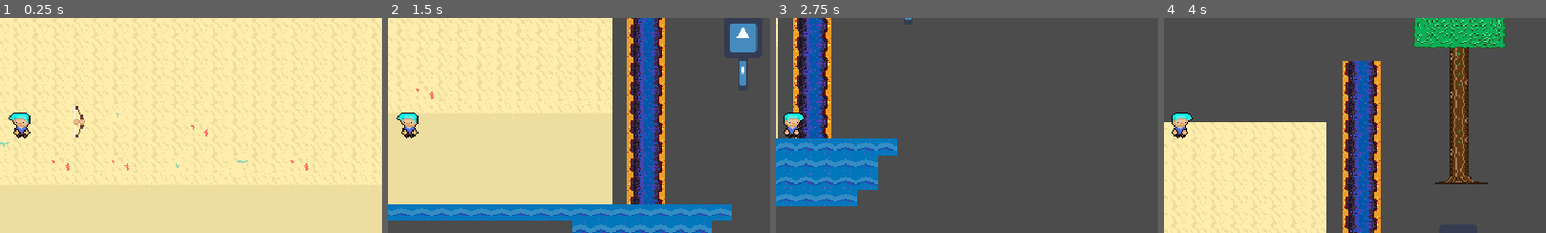
Above: before the commit, frames 1-4 (left to right).
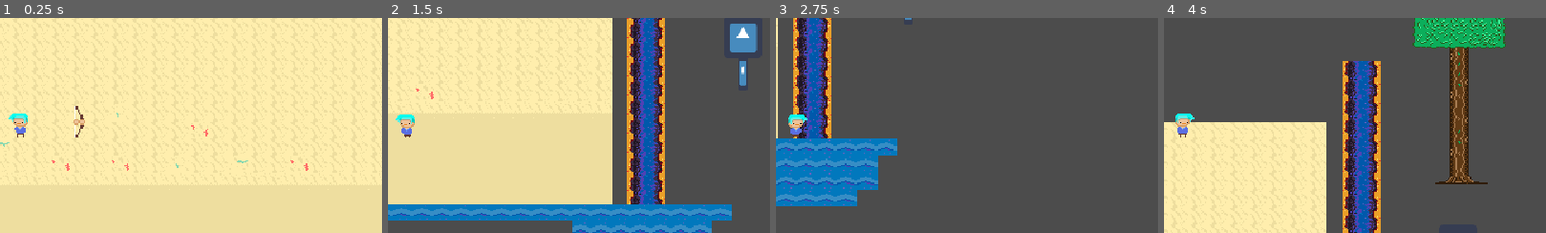
Above: after the commit, the same moments.

Repository: kjanuska/Independent-Study-Game
Game: Godot game, scene res://Scenes/Main.tscn
Two runs of this game, one before a commit and one after it. Both use one fixed random seed, a clock stepped at 60 frames per second and the inputs below. The engine's default icon, where the game draws it, is replaced by a stand-in: a white triangle on a blue panel in a dark square.
Inputs (mouse positions are % of the whole screen's width and height, from its top left):
- Up to frame 1 (0.25 s): no input
- Up to frame 2 (1.5 s): move the mouse to (72, 45) at 0.52 s; hold D (ui_right) 0.53-1.28 s; hold Space (dash) 0.53-1.28 s; click (72, 45) at 0.8 s; move the mouse to (30, 55) at 1.27 s; hold S (ui_down) from 1.28 s (still down); click (30, 55) at 1.35 s
- Up to frame 3 (2.75 s): tap Space (dash) at 1.55 s; move the mouse to (60, 28) at 2.02 s; release S (ui_down) at 2.03 s; hold D (ui_right) from 2.03 s (still down); hold E (Interact) from 2.03 s (still down); click (60, 28) at 2.3 s
- Up to frame 4 (4 s): move the mouse to (45, 70) at 2.77 s; release D (ui_right) at 2.78 s; release E (Interact) at 2.78 s; hold W (ui_up) 2.78-3.53 s; tap Space (dash) at 2.85 s; tap Enter at 3.5 s; move the mouse to (80, 65) at 3.52 s; hold A (ui_left) from 3.53 s (still down); click (80, 65) at 3.6 s
The pictures show only the part of the screen within x 48-98%, y 25-75%; the shares and areas given below are measured in that part.

The runs differ from the first frame. In frame 1, 0.3% of the frame differs, in the area x 2-8%, y 44-56%; in frame 2, 0.4%; in frame 3, 0.4%, in the area x 2-9%, y 44-56%; in frame 4, 0.3%.

Commit message:
updated animations and fixed flickering

Diff:
--- a/Scenes/Main.tscn
+++ b/Scenes/Main.tscn
@@ -163,6 +163,7 @@
 
 [node name="Player" parent="." instance=ExtResource( 12 )]
 position = Vector2( 286.732, 149.764 )
+
 [connection signal="body_entered" from="Pickup Melee" to="Pickup Melee" method="_on_Area2D_body_entered"]
 [connection signal="body_exited" from="Pickup Melee" to="Pickup Melee" method="_on_Area2D_body_exited"]
 [connection signal="body_entered" from="Pickup Bow" to="Pickup Bow" method="_on_Area2D_body_entered"]
--- a/Scenes/Player.tscn
+++ b/Scenes/Player.tscn
@@ -1,20 +1,21 @@
-[gd_scene load_steps=40 format=2]
+[gd_scene load_steps=42 format=2]
 
 [ext_resource path="res://Scripts/Player.gd" type="Script" id=1]
-[ext_resource path="res://Assets/Final Protaganist (walking).png" type="Texture" id=2]
-[ext_resource path="res://Scripts/PlayerHurtbox.gd" type="Script" id=3]
-[ext_resource path="res://Scripts/StateMachine/Movement/MovementStates.gd" type="Script" id=4]
-[ext_resource path="res://Scripts/StateMachine/Movement/States/Idle.gd" type="Script" id=5]
-[ext_resource path="res://Scripts/StateMachine/Movement/States/Walk.gd" type="Script" id=6]
-[ext_resource path="res://Scripts/StateMachine/Movement/States/Dash.gd" type="Script" id=7]
-[ext_resource path="res://Scripts/StateMachine/Movement/States/TakeDamage.gd" type="Script" id=8]
-[ext_resource path="res://Scripts/StateMachine/Weapons/WeaponStates.gd" type="Script" id=9]
-[ext_resource path="res://Scripts/StateMachine/Weapons/States/Melee.gd" type="Script" id=10]
-[ext_resource path="res://Scripts/StateMachine/Weapons/States/Ranged.gd" type="Script" id=11]
-[ext_resource path="res://Scripts/StateMachine/Weapons/States/Empty.gd" type="Script" id=12]
-[ext_resource path="res://Scripts/StateMachine/Weapons/States/Transition.gd" type="Script" id=13]
-[ext_resource path="res://Scripts/Weapons/Ranged/ProjectileSpawner.gd" type="Script" id=14]
-[ext_resource path="res://Scripts/Weapons/WeaponSpawner.gd" type="Script" id=15]
+[ext_resource path="res://outline.material" type="Material" id=2]
+[ext_resource path="res://Assets/Sprite Sheet.png" type="Texture" id=3]
+[ext_resource path="res://Scripts/PlayerHurtbox.gd" type="Script" id=4]
+[ext_resource path="res://Scripts/StateMachine/Movement/MovementStates.gd" type="Script" id=5]
+[ext_resource path="res://Scripts/StateMachine/Movement/States/Idle.gd" type="Script" id=6]
+[ext_resource path="res://Scripts/StateMachine/Movement/States/Walk.gd" type="Script" id=7]
+[ext_resource path="res://Scripts/StateMachine/Movement/States/Dash.gd" type="Script" id=8]
+[ext_resource path="res://Scripts/StateMachine/Movement/States/TakeDamage.gd" type="Script" id=9]
+[ext_resource path="res://Scripts/StateMachine/Weapons/WeaponStates.gd" type="Script" id=10]
+[ext_resource path="res://Scripts/StateMachine/Weapons/States/Melee.gd" type="Script" id=11]
+[ext_resource path="res://Scripts/StateMachine/Weapons/States/Ranged.gd" type="Script" id=12]
+[ext_resource path="res://Scripts/StateMachine/Weapons/States/Empty.gd" type="Script" id=13]
+[ext_resource path="res://Scripts/StateMachine/Weapons/States/Transition.gd" type="Script" id=14]
+[ext_resource path="res://Scripts/Weapons/Ranged/ProjectileSpawner.gd" type="Script" id=15]
+[ext_resource path="res://Scripts/Weapons/WeaponSpawner.gd" type="Script" id=16]
 
 [sub_resource type="RectangleShape2D" id=1]
 extents = Vector2( 8.1963, 3.50365 )
@@ -32,29 +33,18 @@
 [sub_resource type="Animation" id=4]
 resource_name = "dash"
 length = 0.25
-tracks/0/type = "value"
-tracks/0/path = NodePath("Sprite:modulate")
-tracks/0/interp = 1
-tracks/0/loop_wrap = true
-tracks/0/imported = false
-tracks/0/enabled = true
-tracks/0/keys = {
-"times": PoolRealArray( 0, 0.2 ),
-"transitions": PoolRealArray( 7.72748, 1 ),
-"update": 0,
-"values": [ Color( 0, 0.0862745, 1, 1 ), Color( 1, 1, 1, 1 ) ]
-}
-tracks/1/type = "value"
-tracks/1/path = NodePath("Sprite:frame")
-tracks/1/interp = 1
-tracks/1/loop_wrap = true
-tracks/1/imported = false
-tracks/1/enabled = true
-tracks/1/keys = {
-"times": PoolRealArray( 0 ),
-"transitions": PoolRealArray( 1 ),
+step = 0.01
+tracks/0/type = "value"
+tracks/0/path = NodePath("Sprite:frame")
+tracks/0/interp = 1
+tracks/0/loop_wrap = true
+tracks/0/imported = false
+tracks/0/enabled = true
+tracks/0/keys = {
+"times": PoolRealArray( 0, 0.03, 0.06, 0.09, 0.12, 0.14, 0.16, 0.19, 0.21, 0.23, 0.25 ),
+"transitions": PoolRealArray( 1, 1, 1, 1, 1, 1, 1, 1, 1, 1, 1 ),
 "update": 1,
-"values": [ 0 ]
+"values": [ 1, 2, 3, 4, 5, 6, 7, 8, 9, 10, 11 ]
 }
 
 [sub_resource type="Animation" id=5]
@@ -88,8 +78,10 @@
 "values": [ Color( 0.521569, 0.0862745, 0.0862745, 1 ), Color( 1, 1, 1, 1 ) ]
 }
 
-[sub_resource type="Animation" id=7]
-length = 0.5
+[sub_resource type="Animation" id=25]
+resource_name = "idle"
+loop = true
+step = 0.5
 tracks/0/type = "value"
 tracks/0/path = NodePath("Sprite:frame")
 tracks/0/interp = 1
@@ -97,25 +89,14 @@
 tracks/0/imported = false
 tracks/0/enabled = true
 tracks/0/keys = {
-"times": PoolRealArray( 0 ),
-"transitions": PoolRealArray( 1 ),
+"times": PoolRealArray( 0, 0.5 ),
+"transitions": PoolRealArray( 1, 1 ),
 "update": 1,
-"values": [ 0 ]
-}
-tracks/1/type = "value"
-tracks/1/path = NodePath("Sprite:modulate")
-tracks/1/interp = 1
-tracks/1/loop_wrap = true
-tracks/1/imported = false
-tracks/1/enabled = true
-tracks/1/keys = {
-"times": PoolRealArray( 0 ),
-"transitions": PoolRealArray( 1 ),
-"update": 0,
-"values": [ Color( 1, 1, 1, 1 ) ]
+"values": [ 13, 14 ]
 }
 
 [sub_resource type="Animation" id=8]
+resource_name = "walk"
 length = 0.6
 loop = true
 step = 0.01
@@ -126,10 +107,10 @@
 tracks/0/imported = false
 tracks/0/enabled = true
 tracks/0/keys = {
-"times": PoolRealArray( 0, 0.2, 0.4, 0.6 ),
-"transitions": PoolRealArray( 1, 1, 1, 1 ),
+"times": PoolRealArray( 0, 0.14, 0.28, 0.43, 0.6 ),
+"transitions": PoolRealArray( 1, 1, 1, 1, 1 ),
 "update": 1,
-"values": [ 0, 1, 2, 3 ]
+"values": [ 26, 27, 28, 29, 30 ]
 }
 
 [sub_resource type="AnimationNodeAnimation" id=9]
@@ -141,48 +122,52 @@
 [sub_resource type="AnimationNodeAnimation" id=11]
 animation = "hurt"
 
-[sub_resource type="AnimationNodeAnimation" id=12]
+[sub_resource type="AnimationNodeAnimation" id=26]
 animation = "idle"
 
-[sub_resource type="AnimationNodeAnimation" id=13]
+[sub_resource type="AnimationNodeAnimation" id=27]
 animation = "walk"
 
-[sub_resource type="AnimationNodeStateMachineTransition" id=14]
-
-[sub_resource type="AnimationNodeStateMachineTransition" id=15]
-
-[sub_resource type="AnimationNodeStateMachineTransition" id=16]
-
-[sub_resource type="AnimationNodeStateMachineTransition" id=17]
-
-[sub_resource type="AnimationNodeStateMachineTransition" id=18]
-switch_mode = 2
-auto_advance = true
-
-[sub_resource type="AnimationNodeStateMachineTransition" id=19]
-switch_mode = 2
-auto_advance = true
-
-[sub_resource type="AnimationNodeStateMachineTransition" id=20]
-switch_mode = 2
-auto_advance = true
-
-[sub_resource type="AnimationNodeStateMachineTransition" id=21]
-
-[sub_resource type="AnimationNodeStateMachineTransition" id=22]
+[sub_resource type="AnimationNodeStateMachineTransition" id=28]
+
+[sub_resource type="AnimationNodeStateMachineTransition" id=29]
+
+[sub_resource type="AnimationNodeStateMachineTransition" id=30]
+
+[sub_resource type="AnimationNodeStateMachineTransition" id=31]
+switch_mode = 2
+auto_advance = true
+
+[sub_resource type="AnimationNodeStateMachineTransition" id=32]
+switch_mode = 2
+auto_advance = true
+
+[sub_resource type="AnimationNodeStateMachineTransition" id=33]
+
+[sub_resource type="AnimationNodeStateMachineTransition" id=34]
+switch_mode = 2
+auto_advance = true
+
+[sub_resource type="AnimationNodeStateMachineTransition" id=35]
+
+[sub_resource type="AnimationNodeStateMachineTransition" id=36]
+switch_mode = 2
+auto_advance = true
+
+[sub_resource type="AnimationNodeStateMachineTransition" id=37]
 
 [sub_resource type="AnimationNodeStateMachine" id=23]
 states/dash/node = SubResource( 9 )
-states/dash/position = Vector2( 988, 153 )
+states/dash/position = Vector2( 1005, 135 )
 states/death/node = SubResource( 10 )
-states/death/position = Vector2( 560.266, 311 )
+states/death/position = Vector2( 651.266, 347 )
 states/hurt/node = SubResource( 11 )
-states/hurt/position = Vector2( 415, 98 )
-states/idle/node = SubResource( 12 )
-states/idle/position = Vector2( 609, 206 )
-states/walk/node = SubResource( 13 )
-states/walk/position = Vector2( 684, 46 )
-transitions = [ "idle", "walk", SubResource( 14 ), "walk", "dash", SubResource( 15 ), "idle", "hurt", SubResource( 16 ), "walk", "hurt", SubResource( 17 ), "hurt", "idle", SubResource( 18 ), "dash", "idle", SubResource( 19 ), "dash", "walk", SubResource( 20 ), "walk", "idle", SubResource( 21 ), "idle", "death", SubResource( 22 ) ]
+states/hurt/position = Vector2( 269, 144 )
+states/idle/node = SubResource( 26 )
+states/idle/position = Vector2( 651.266, 234.191 )
+states/walk/node = SubResource( 27 )
+states/walk/position = Vector2( 651.266, 72.1909 )
+transitions = [ "idle", "walk", SubResource( 28 ), "walk", "dash", SubResource( 29 ), "walk", "hurt", SubResource( 30 ), "dash", "walk", SubResource( 31 ), "hurt", "idle", SubResource( 32 ), "idle", "death", SubResource( 33 ), "dash", "idle", SubResource( 34 ), "idle", "hurt", SubResource( 35 ), "hurt", "walk", SubResource( 36 ), "walk", "idle", SubResource( 37 ) ]
 start_node = "idle"
 end_node = "death"
 graph_offset = Vector2( -25.7339, 9.19093 )
@@ -228,17 +213,20 @@
 text = "Shink"
 
 [node name="Sprite" type="Sprite" parent="."]
-texture = ExtResource( 2 )
-hframes = 4
+material = ExtResource( 2 )
+texture = ExtResource( 3 )
+vframes = 3
+hframes = 13
+frame = 27
 
 [node name="Hurtbox" type="Area2D" parent="." groups=[
 "player_hurtbox",
 ]]
 editor/display_folded = true
-script = ExtResource( 3 )
+script = ExtResource( 4 )
 
 [node name="CollisionShape2D" type="CollisionShape2D" parent="Hurtbox"]
-position = Vector2( -0.569174, -8.9407e-08 )
+position = Vector2( -0.569174, -8.9407e-008 )
 shape = SubResource( 3 )
 
 [node name="InvincibilityPeriod" type="Timer" parent="Hurtbox"]
@@ -248,7 +236,7 @@
 anims/dash = SubResource( 4 )
 anims/death = SubResource( 5 )
 anims/hurt = SubResource( 6 )
-anims/idle = SubResource( 7 )
+anims/idle = SubResource( 25 )
 anims/walk = SubResource( 8 )
 
 [node name="AnimationTree" type="AnimationTree" parent="."]
@@ -258,46 +246,46 @@
 parameters/playback = SubResource( 24 )
 
 [node name="MovementStates" type="Node" parent="."]
-editor/display_folded = true
-script = ExtResource( 4 )
+script = ExtResource( 5 )
 START_STATE = NodePath("Idle")
 
 [node name="Idle" type="Node" parent="MovementStates"]
-script = ExtResource( 5 )
+script = ExtResource( 6 )
 
 [node name="Walk" type="Node" parent="MovementStates"]
-script = ExtResource( 6 )
+script = ExtResource( 7 )
 
 [node name="Dash" type="Node" parent="MovementStates"]
-script = ExtResource( 7 )
+script = ExtResource( 8 )
 
 [node name="TakeDamage" type="Node" parent="MovementStates"]
-script = ExtResource( 8 )
+script = ExtResource( 9 )
 
 [node name="WeaponStates" type="Node" parent="."]
-script = ExtResource( 9 )
+script = ExtResource( 10 )
 START_STATE = NodePath("Empty")
 
 [node name="Melee" type="Node" parent="WeaponStates"]
-script = ExtResource( 10 )
+script = ExtResource( 11 )
 
 [node name="Ranged" type="Node" parent="WeaponStates"]
-script = ExtResource( 11 )
+script = ExtResource( 12 )
 
 [node name="Empty" type="Node" parent="WeaponStates"]
-script = ExtResource( 12 )
+script = ExtResource( 13 )
 
 [node name="Transition" type="Node" parent="WeaponStates"]
-script = ExtResource( 13 )
+script = ExtResource( 14 )
 
 [node name="Spawners" type="Node" parent="."]
 editor/display_folded = true
 
 [node name="ProjectileSpawner" type="Node2D" parent="Spawners"]
-script = ExtResource( 14 )
+script = ExtResource( 15 )
 
 [node name="WeaponSpawner" type="Node2D" parent="Spawners"]
-script = ExtResource( 15 )
+script = ExtResource( 16 )
+
 [connection signal="timeout" from="WeaponTimers/MeleeCooldown" to="." method="_on_MeleeCooldown_timeout"]
 [connection signal="timeout" from="WeaponTimers/RangedCooldown" to="." method="_on_RangedCooldown_timeout"]
 [connection signal="timeout" from="DashTimer" to="MovementStates/Dash" method="_on_DashTimer_timeout"]
--- a/Scenes/Sword.tscn
+++ b/Scenes/Sword.tscn
@@ -64,7 +64,7 @@
 }
 
 [node name="Sword" type="Node2D"]
-position = Vector2( -1.52588e-05, 3.8147e-06 )
+position = Vector2( -1.52588e-005, 3.8147e-006 )
 script = ExtResource( 1 )
 
 [node name="Sprite" type="Sprite" parent="."]
@@ -87,5 +87,6 @@
 [node name="AnimationPlayer" type="AnimationPlayer" parent="."]
 anims/attack = SubResource( 2 )
 anims/idle = SubResource( 3 )
+
 [connection signal="area_entered" from="Sprite/Area2D" to="." method="_on_Area2D_area_entered"]
 [connection signal="animation_finished" from="AnimationPlayer" to="." method="_on_AnimationPlayer_animation_finished"]
--- a/Scripts/Player.gd
+++ b/Scripts/Player.gd
@@ -8,7 +8,7 @@
 var ranged_cooldown
 var timer
 var weapon_animation_player
-var anim_finished = false
+var anim_finished = true
 var is_flipped
 
 # weapon currently in hand
@@ -109,10 +109,9 @@
 		count = 0
 
 func melee_attack():
-	current_weapon.playAnim("attack")
 	if anim_finished:
 		anim_finished = false
-		current_weapon.playAnim("idle")
+		weapon_animation_player.play("attack")
 		melee_cooldown.start()
 
 func _on_MeleeCooldown_timeout():
--- a/Scripts/Target.gd
+++ b/Scripts/Target.gd
@@ -7,5 +7,5 @@
 	get_parent().get_node("AnimationPlayer").play("hurt")
 	if health == 0:
 		get_parent().queue_free()
-		get_tree().get_root().get_node("Main").get_node("River").get_node("FallTimer").start()
+		get_tree().get_root().get_node("Main").get_node("Obstacles").get_node("River").get_node("FallTimer").start()
 		get_tree().get_root().get_node("Main").get_node("Log").get_node("AnimationPlayer").play("fall")
--- a/Scripts/Weapons/Melee/Sword/Sword.gd
+++ b/Scripts/Weapons/Melee/Sword/Sword.gd
@@ -2,13 +2,11 @@
 
 var id = 0
 var time = 0.5
-
-func playAnim(animation):
-	$AnimationPlayer.play(animation)
 
 func _on_Area2D_area_entered(area):
 	if area.is_in_group("hurtbox"):
 		area.take_damage()
 
 func _on_AnimationPlayer_animation_finished(anim_name):
+	$AnimationPlayer.play("idle")
 	PlayerVar.player.anim_finished = true
--- a/project.godot
+++ b/project.godot
@@ -98,4 +98,5 @@
 [rendering]
 
 quality/2d/use_pixel_snap=true
+quality/depth/hdr=false
 environment/default_environment="res://default_env.tres"
Binary file removed: Assets/Final Protaganist (idle).png
Binary file removed: Assets/Final Protaganist (walking).png
Binary file added: Assets/Sprite Sheet.png
Not shown, added: Assets/Sprite Sheet.png.import
